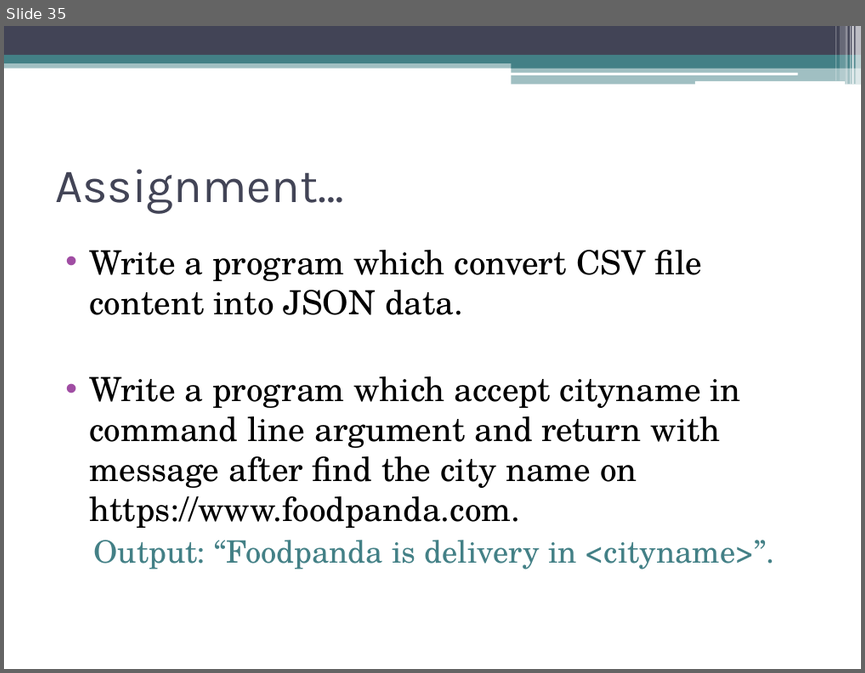
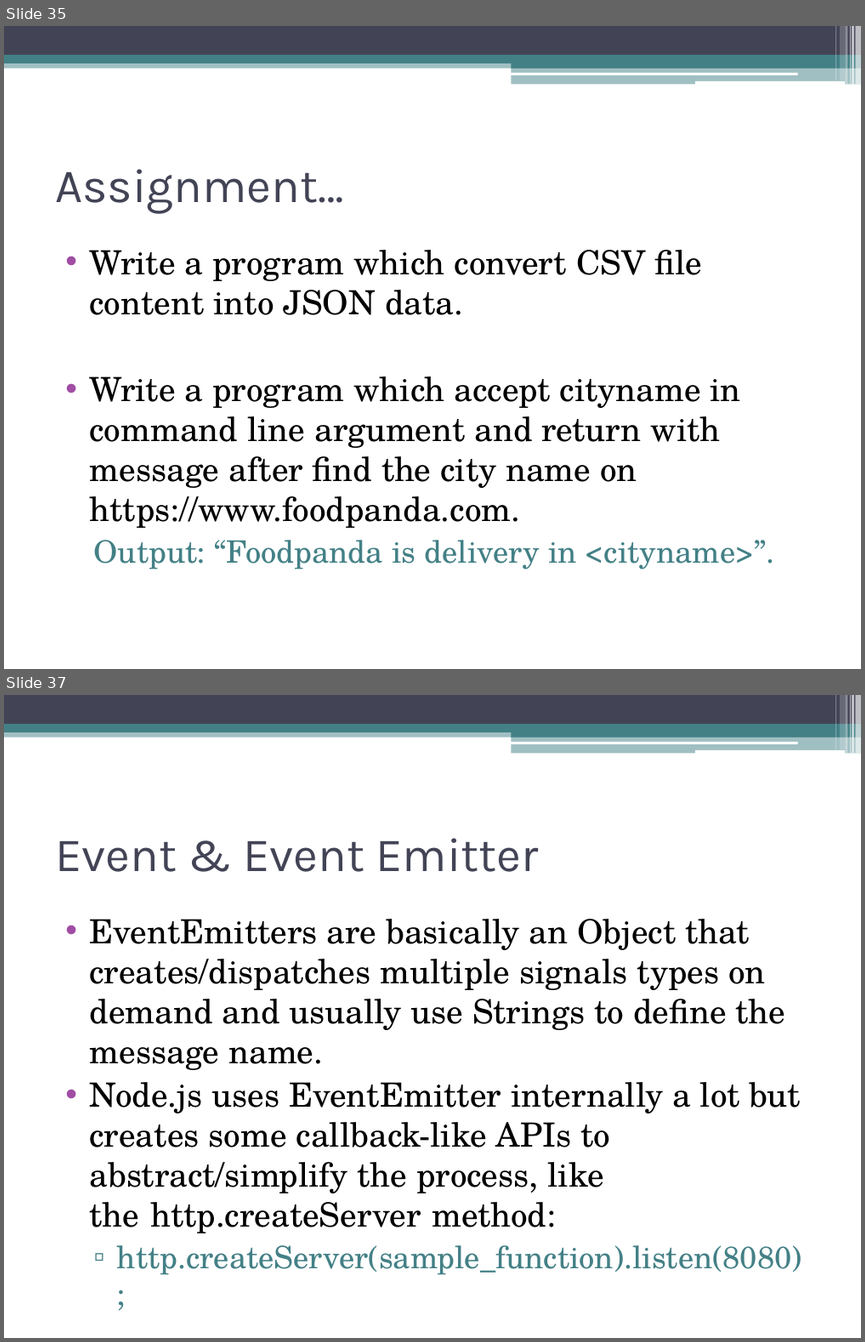
Before and after one commit to akjkhatri/mean_stack, a slide deck: MEAN Stack Workshop.pptx. Shown one above the other, each under a label of ours: slide 35 before the commit, slides 35 and 37 after it; the slides between them are not shown. The pictures are 865x673 and 865x1342 pixels, drawn with LibreOffice and Linux fonts; fonts in the diff are those of the drawing. Boxes give left, top, right and bottom in pixels: in the first picture for what was removed or moved away, otherwise in the second. Text is boxed around its words. In the diff, an @@ line names an element or a change of style, - is before the commit and + after.

```diff
--- a/MEAN Stack Workshop.pptx
+++ b/MEAN Stack Workshop.pptx
@@ slide 37 added at (4, 695, 861, 1338), background #FFFFFF; not listed: 13 template elements that a slide beside it also shows @@
@@ title added at (55, 838, 539, 872), 40 pt, text #424456 @@
+Event & Event Emitter
@@ text added at (90, 919, 802, 1275), 28 pt, text #000000 @@
+• EventEmitters are basically an Object that creates/dispatches multiple signals types on demand and usually use Strings to define the message name.
+• Node.js uses EventEmitter internally a lot but creates some callback-like APIs to abstract/simplify the process, like the http.createServer method:
+  ▫ http.createServer(sample_function).listen(8080);
```
Also in this commit, not shown: 1 slide changed, 14 other slides added.
